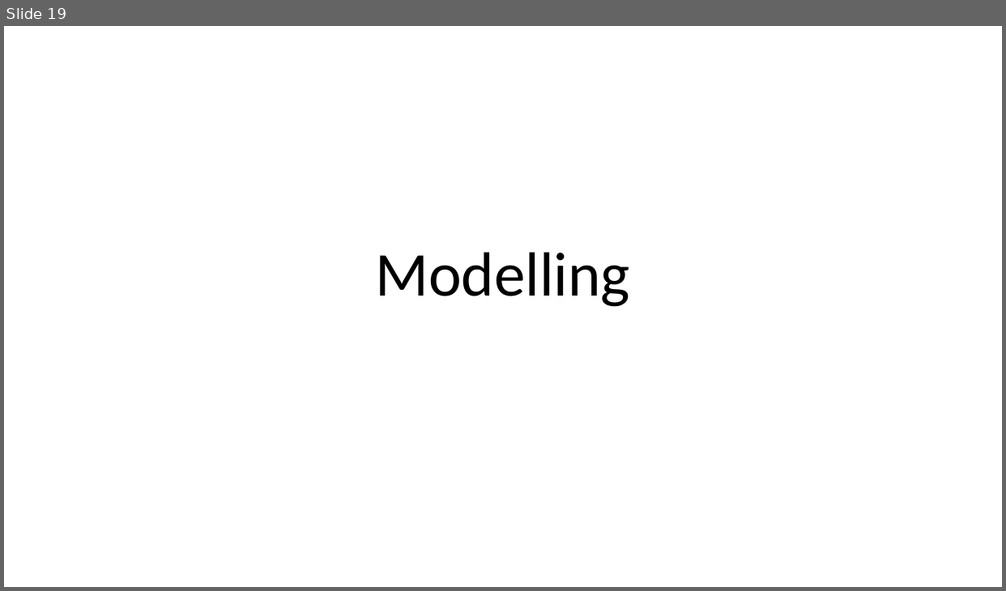
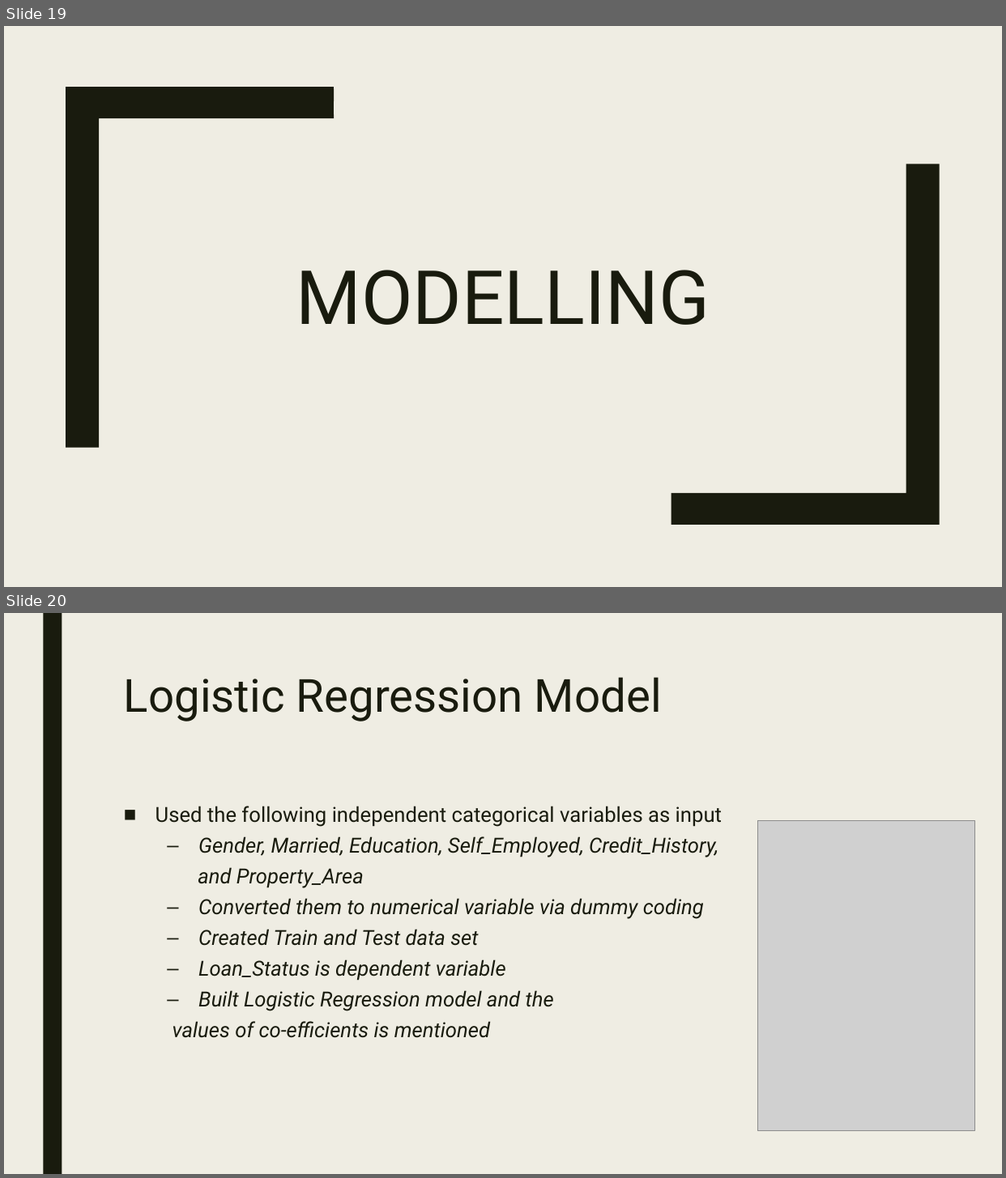
Before and after one commit to krisgop2010/Analytics, a slide deck: HomeLoanAnalytics/HomeLoanAnalytics.pptx. Shown one above the other, each under a label of ours: slide 19 before the commit, slides 19 and 20 after it. The pictures are 1006x591 and 1006x1178 pixels, drawn with LibreOffice and Linux fonts; fonts in the diff are those of the drawing; grey boxes stand for pictures. Boxes give left, top, right and bottom in pixels: in the first picture for what was removed or moved away, otherwise in the second. Text is boxed around its words. In the diff, an @@ line names an element or a change of style, - is before the commit and + after.

```diff
--- a/HomeLoanAnalytics/HomeLoanAnalytics.pptx
+++ b/HomeLoanAnalytics/HomeLoanAnalytics.pptx
@@ slide 20 added at (4,613,1002,1174), background #EFEDE3 @@
@@ rectangle added at (43,613,62,1174), fill #191B0E @@
@@ title added at (124,677,662,722), 44 pt, text #191B0E @@
+Logistic Regression Model
@@ text added at (155,806,722,1038), 20 pt, text #191B0E, italic @@
+■ Used the following independent categorical variables as input
+  – Gender, Married, Education, Self_Employed, Credit_History,
+  and Property_Area
+  – Converted them to numerical variable via dummy coding
+  – Created Train and Test data set
+  – Loan_Status is dependent variable
+  – Built Logistic Regression model and the
+  values of co-efficients is mentioned
@@ picture added at (758,820,975,1131) @@
@@ slide 19 changed as well @@
@@ background #FFFFFF to #EFEDE3 @@
@@ freeform shape added at (66,87,334,447), fill #191B0E @@
@@ freeform shape added at (671,164,940,525), fill #191B0E @@
@@ title at (296,270,710,325): text changed; size 60 to 72 pt; font Calibri to Roboto; text colour #000000 to #191B0E @@
-Modelling
+MODELLING
```
Also in this commit, not shown: 20 other slides changed, 1 other slide added, 1 slide removed, 2 other files.
